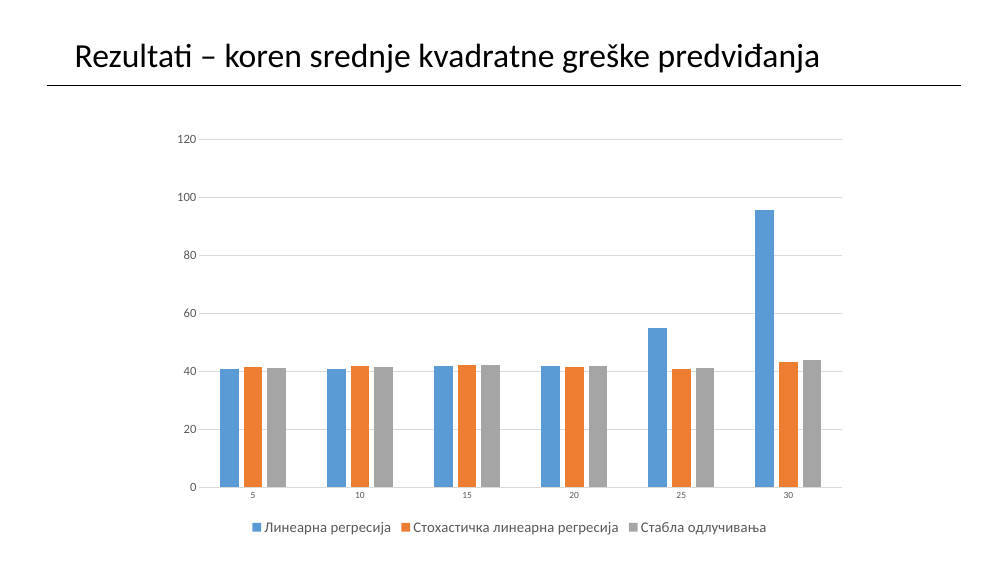
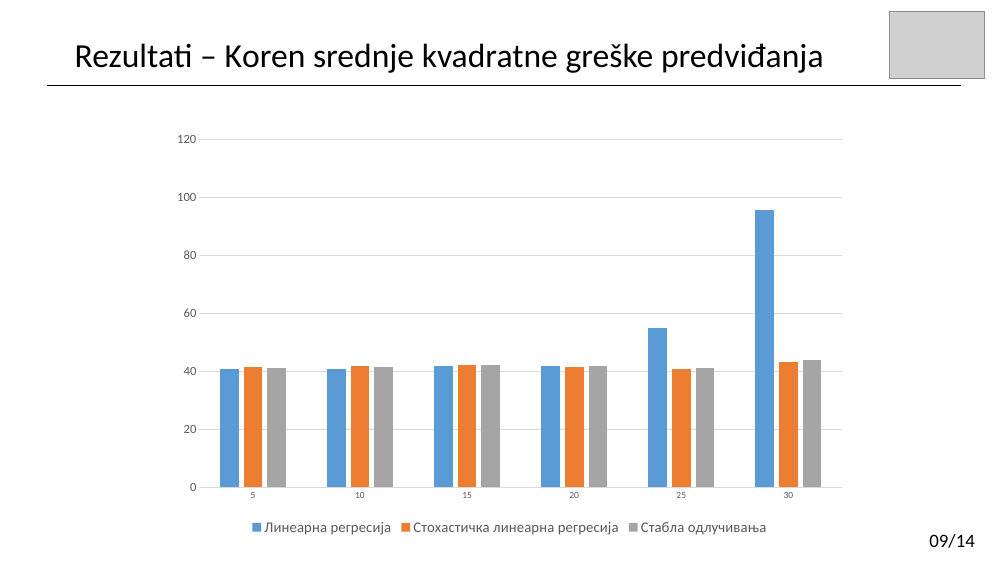
Before and after one commit to stuparm/data-imputation, a slide deck: slide 18 of prezentacija.pptx (slide 17 before the commit). Drawn at 1008x567 pixels with LibreOffice and Linux fonts; fonts in the diff are those of the drawing; grey boxes stand for pictures. Boxes give left, top, right and bottom in pixels: in the first picture for what was removed or moved away, otherwise in the second. Text is boxed around its words. In the diff, an @@ line names an element or a change of style, - is before the commit and + after.

```diff
--- a/prezentacija.pptx
+++ b/prezentacija.pptx
@@ picture added at (890, 11, 985, 78) @@
@@ text at (75, 43, 824, 73): text changed @@
-Rezultati – koren srednje kvadratne greške predviđanja
+Rezultati – Koren srednje kvadratne greške predviđanja
@@ text added at (929, 534, 975, 548), 18 pt, text #000000 @@
+09/14
```
Also in this commit, not shown: 15 other slides changed, 15 slides added, 2 slides removed, 10 other files.
